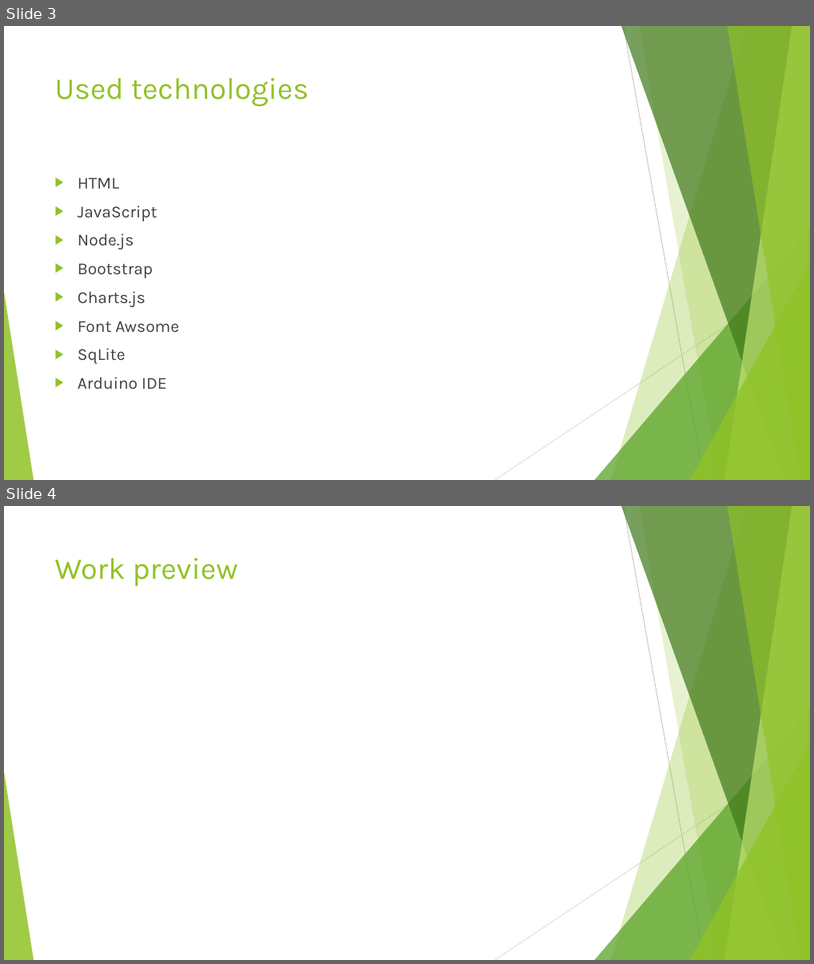
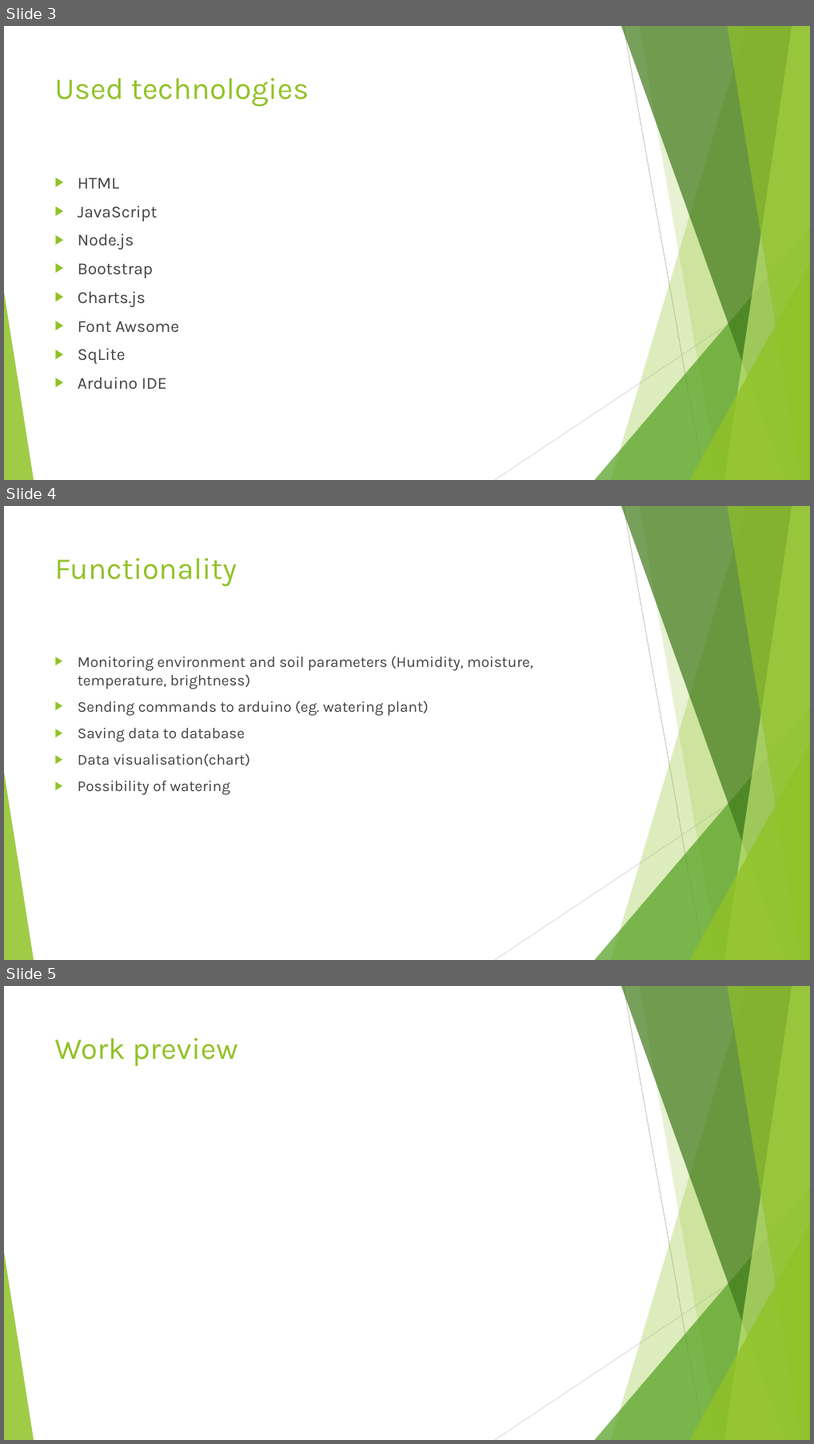
Before and after one commit to jeffbebe/Plantie, a slide deck: text/it/Plantie™.pptx. Shown one above the other, each under a label of ours: slides 3 and 4 before the commit, slides 3, 4 and 5 after it. The pictures are 814x964 and 814x1444 pixels, drawn with LibreOffice and Linux fonts; fonts in the diff are those of the drawing. Boxes give left, top, right and bottom in pixels: in the first picture for what was removed or moved away, otherwise in the second. Text is boxed around its words. In the diff, an @@ line names an element or a change of style, - is before the commit and + after.

```diff
--- a/text/it/Plantie™.pptx
+++ b/text/it/Plantie™.pptx
@@ slide 4 added at bbox=[4, 506, 810, 960], background #FFFFFF; not listed: 10 template elements that a slide beside it also shows @@
@@ title added at bbox=[55, 558, 237, 587], 36 pt, text #90C226 @@
+Functionality
@@ text added at bbox=[78, 656, 534, 795], 18 pt, text #404040 @@
+▶ Monitoring environment and soil parameters (Humidity, moisture, temperature, brightness)
+▶ Sending commands to arduino (eg. watering plant)
+▶ Saving data to database
+▶ Data visualisation(chart)
+▶ Possibility of watering
@@ what was slide 4 is now slide 5 @@
```
Also in this commit, not shown: 1 other slide added, 1 other file.
